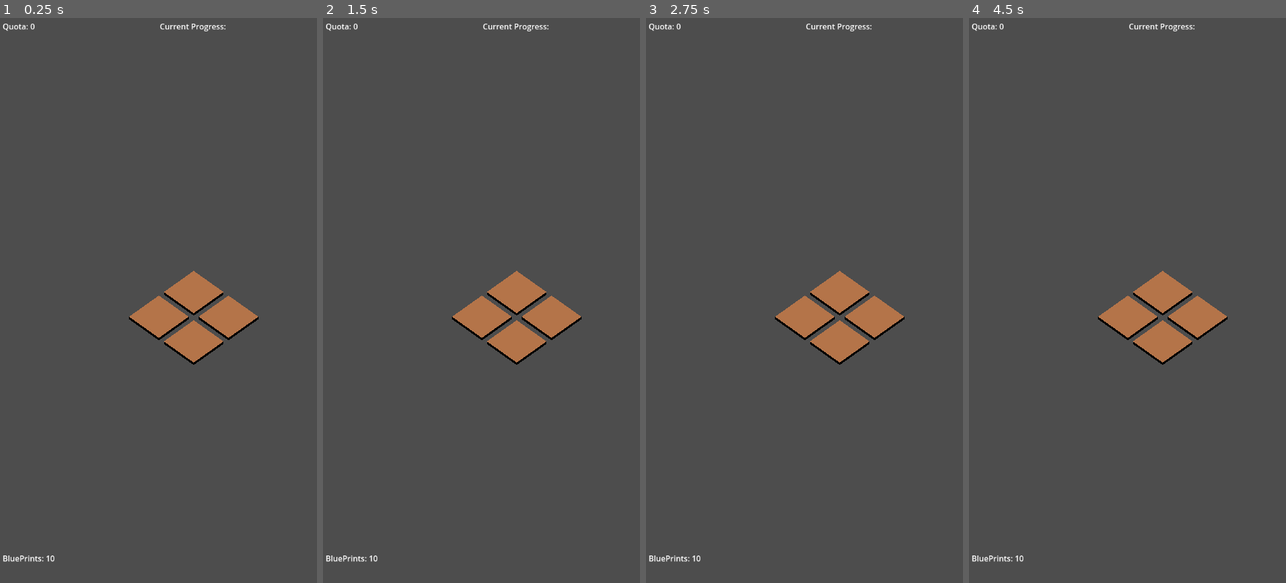
Above: before the commit, frames 1-4 (left to right).
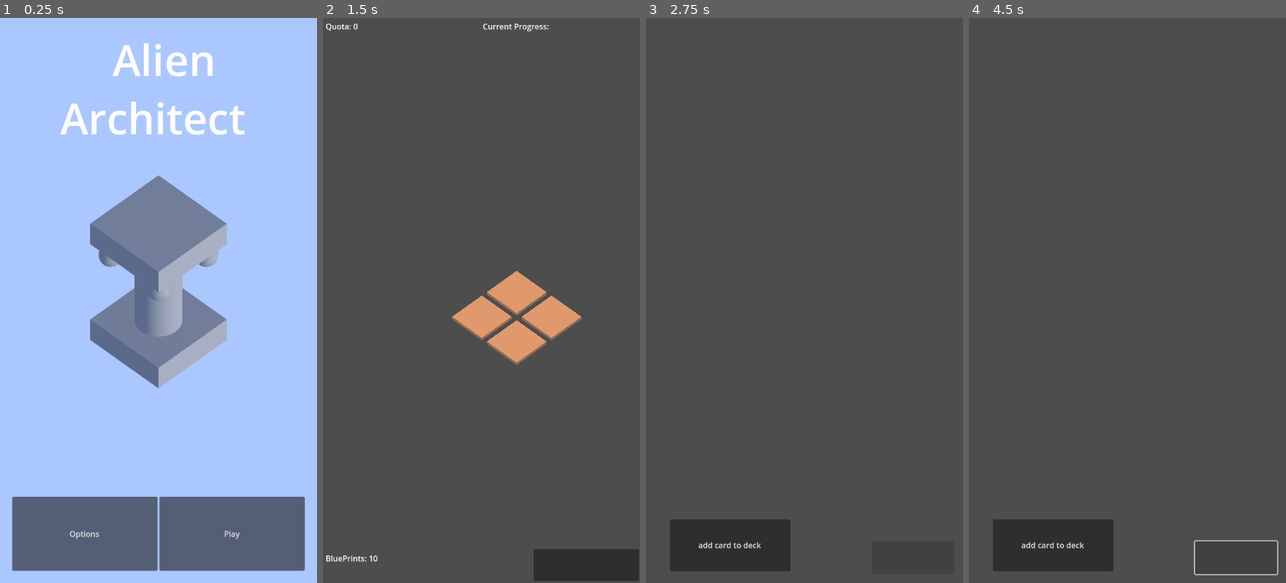
Above: after the commit, the same moments.

Repository: MannyFluss/AlienArchitect
Game: Godot game, scene res://Scenes/MainMenu/MainMenu.tscn
Two runs of this game, one before a commit and one after it. Both use one fixed random seed, a clock stepped at 60 frames per second and the inputs below. Before the commit the project starts from res://Scenes/GamePlayScene/main.tscn. The engine's default icon, where the game draws it, is replaced by a stand-in: a white triangle on a blue panel in a dark square.
Inputs (mouse positions are in pixels of both pictures, inside the frame that each line leads up to):
- Up to frame 1 (0.25 s): no input
- Up to frame 2 (1.5 s): click (408, 532) at 0.5 s, where only the run after the commit has a clickable "Options"; click (554, 532) at 1.25 s, where only the run after the commit has a clickable "Play"
- Up to frame 3 (2.75 s): click (909, 566) at 2.02 s
- Up to frame 4 (4.5 s): click (1235, 560) at 2.77 s; click (1054, 543) at 3.5 s, where only the run after the commit has a clickable "add card to deck"; click (1235, 560) at 4.27 s

The runs differ from the first frame. In frame 1, 100% of the frame differs, in the area x 0-100%, y 0-100%; in frame 2, 5.0%; in frame 3, 6.8%; in frame 4, 7.0%.
Error after the commit: Invalid call. Nonexistent function 'printCards' in base 'Nil'. (res://Scripts/GamePlayScene.gd:16)

Commit message:
save

Diff:
--- a/Prefabs/Board/Board.gd
+++ b/Prefabs/Board/Board.gd
@@ -18,7 +18,6 @@
 	if myTiles.has(target):
 		var targetTile : Tile = myTiles[target]
 		return targetTile.getBuilding()
-
 	return null
 
 func generateBoard(tiles : Array[Vector2])->void:
@@ -31,7 +30,7 @@
 		return
 	var newTile : Tile = tileInstance.instantiate()
 	newTile.placeTile(coordinate,distanceBetweenTiles,self)
-	add_child(newTile)
+	$Tiles.add_child(newTile)
 	myTiles[coordinate] = newTile
 
 
--- a/Prefabs/Board/Board.tscn
+++ b/Prefabs/Board/Board.tscn
@@ -6,4 +6,8 @@
 script = ExtResource("1_aowqy")
 distanceBetweenTiles = 3.5
 
-[node name="Tile" parent="." instance_placeholder="res://Prefabs/Tiles/Tile.tscn"]
+[node name="Tiles" type="Node3D" parent="."]
+
+[node name="Tile" parent="Tiles" instance_placeholder="res://Prefabs/Tiles/Tile.tscn"]
+
+[node name="Modules" type="Node3D" parent="."]
--- a/Prefabs/Deck/Deck.gd
+++ b/Prefabs/Deck/Deck.gd
@@ -59,12 +59,24 @@
 	toReturn.registerCards(cardResourceArray)
 	return toReturn
 
+func createCardSaveArray()->Array[CardSaveResource]:
+	var cardResourceArray : Array[CardSaveResource] = []
+	for child in $Cards.get_children():
+		if child is Card:
+			cardResourceArray.append(CardSaveResource.registerCard(child))
+	return cardResourceArray
 func saveDeck(saveName:String)->void:
 	SaveSystem.writeSave(createSaveResource(),saveName)
 
 
 func createDeckFromSave(loadName:String)->void:
 	var save : GeneralSaveResource = SaveSystem.loadSave(loadName)
+	if save==null:return
+	for card in save.myCards:
+		var newCard : Card = CardSaveResource.regenerateCard(card)
+		addCardToDeck(newCard)
+
+func createDeckFromSaveResource(save:GeneralSaveResource)->void:
 	if save==null:return
 	for card in save.myCards:
 		var newCard : Card = CardSaveResource.regenerateCard(card)
--- /dev/null
+++ b/Scenes/GamePlayScene/main.gd
@@ -0,0 +1,14 @@
+extends GenericGameScene
+class_name GamePlayScene
+
+@export
+var myDeck : Deck
+
+func _on_button_pressed() -> void:
+	goToNextScene("res://Scenes/ShopScene/ShopScene.tscn")
+
+	pass # Replace with function body.
+
+func _ready() -> void:
+	super._ready()
+	myDeck.createDeckFromSaveResource(myCurrentSave)
--- a/Scenes/GamePlayScene/main.tscn
+++ b/Scenes/GamePlayScene/main.tscn
@@ -1,12 +1,15 @@
-[gd_scene load_steps=6 format=3 uid="uid://dxhmnt6o3jvqy"]
+[gd_scene load_steps=7 format=3 uid="uid://dxhmnt6o3jvqy"]
 
 [ext_resource type="PackedScene" uid="uid://bqmmvuexkrbkr" path="res://Prefabs/Board/Board.tscn" id="1_5u771"]
+[ext_resource type="Script" path="res://Scenes/GamePlayScene/main.gd" id="1_qlp48"]
 [ext_resource type="PackedScene" uid="uid://dmi76x3hc2fqj" path="res://Prefabs/PlayerController/PlayerController.tscn" id="2_sifjh"]
 [ext_resource type="Script" path="res://Scripts/GameState.gd" id="3_wi52g"]
 [ext_resource type="PackedScene" uid="uid://n8elk0lcudtf" path="res://Prefabs/Deck/Deck.tscn" id="4_i8gmw"]
 [ext_resource type="PackedScene" uid="uid://ct6gri3mghmjo" path="res://Prefabs/LevelUI/LevelUI.tscn" id="5_blp7f"]
 
-[node name="Main" type="Node3D"]
+[node name="Main" type="Node3D" node_paths=PackedStringArray("myDeck")]
+script = ExtResource("1_qlp48")
+myDeck = NodePath("Deck")
 
 [node name="DirectionalLight3D" type="DirectionalLight3D" parent="."]
 transform = Transform3D(-0.962574, -0.237017, 0.131433, -0.0960498, 0.751817, 0.652339, -0.253429, 0.6153, -0.746445, 9.5351, 3.38961, 0)
@@ -32,9 +35,16 @@
 
 [node name="LevelUI" parent="." instance=ExtResource("5_blp7f")]
 
+[node name="Button" type="Button" parent="."]
+offset_left = 430.0
+offset_top = 1083.0
+offset_right = 646.0
+offset_bottom = 1148.0
+
 [connection signal="bluePrintCountSet" from="GameState" to="LevelUI" method="_on_game_state_blue_print_count_set"]
 [connection signal="newMunicipalityScore" from="GameState" to="LevelUI" method="_on_game_state_new_municipality_score"]
 [connection signal="quotaSet" from="GameState" to="LevelUI" method="_on_game_state_quota_set"]
+[connection signal="pressed" from="Button" to="." method="_on_button_pressed"]
 
 [editable path="PlayerController"]
 [editable path="PlayerController/PlayerHand"]
--- a/Scenes/MainMenu/MainMenu.gd
+++ b/Scenes/MainMenu/MainMenu.gd
@@ -1,5 +1,7 @@
 extends Control
 
+@export
+var chosenKey : String = "pee"
 
 # Called when the node enters the scene tree for the first time.
 func _ready() -> void:
@@ -14,3 +16,12 @@
 # Called every frame. 'delta' is the elapsed time since the previous frame.
 func _process(delta: float) -> void:
 	pass
+
+
+func _on_option_button_pressed() -> void:
+	pass # Replace with function body.
+
+
+func _on_play_button_pressed() -> void:
+	SaveSystem.currentKey = chosenKey
+	get_tree().change_scene_to_file("res://Scenes/GamePlayScene/main.tscn")
--- a/Scenes/MainMenu/MainMenu.tscn
+++ b/Scenes/MainMenu/MainMenu.tscn
@@ -70,9 +70,38 @@
 size_flags_vertical = 3
 size_flags_stretch_ratio = 3.0
 
-[node name="ColorRect" type="ColorRect" parent="MarginContainer/VBoxContainer/MarginContainer2"]
+[node name="VBoxContainer" type="VBoxContainer" parent="MarginContainer/VBoxContainer/MarginContainer2"]
+layout_mode = 2
+alignment = 2
+
+[node name="ColorRect" type="ColorRect" parent="MarginContainer/VBoxContainer/MarginContainer2/VBoxContainer"]
+layout_mode = 2
+size_flags_vertical = 3
+size_flags_stretch_ratio = 4.44
+color = Color(1, 1, 1, 0)
+
+[node name="HBoxContainer" type="HBoxContainer" parent="MarginContainer/VBoxContainer/MarginContainer2/VBoxContainer"]
+layout_mode = 2
+size_flags_vertical = 3
+
+[node name="OptionButton" type="Button" parent="MarginContainer/VBoxContainer/MarginContainer2/VBoxContainer/HBoxContainer"]
+unique_name_in_owner = true
+layout_mode = 2
+size_flags_horizontal = 3
+text = "Options"
+
+[node name="PlayButton" type="Button" parent="MarginContainer/VBoxContainer/MarginContainer2/VBoxContainer/HBoxContainer"]
+unique_name_in_owner = true
+layout_mode = 2
+size_flags_horizontal = 3
+text = "Play"
+
+[node name="CollectionButton" type="Button" parent="MarginContainer/VBoxContainer/MarginContainer2/VBoxContainer/HBoxContainer"]
+unique_name_in_owner = true
 visible = false
 layout_mode = 2
+size_flags_horizontal = 3
+text = "Collection"
 
 [node name="BackGround" type="Node" parent="."]
 
@@ -111,4 +140,6 @@
 [node name="WorldEnvironment" type="WorldEnvironment" parent="BackGround/SubViewport/Node3D"]
 environment = SubResource("Environment_fftdn")
 
+[connection signal="pressed" from="MarginContainer/VBoxContainer/MarginContainer2/VBoxContainer/HBoxContainer/OptionButton" to="." method="_on_option_button_pressed"]
+[connection signal="pressed" from="MarginContainer/VBoxContainer/MarginContainer2/VBoxContainer/HBoxContainer/PlayButton" to="." method="_on_play_button_pressed"]
 [connection signal="timeout" from="BackGround/SubViewport/Node3D/Animator/Timer" to="BackGround/SubViewport/Node3D/Animator" method="_on_timer_timeout"]
--- /dev/null
+++ b/Scenes/ShopScene/ShopScene.gd
@@ -0,0 +1,26 @@
+extends GenericGameScene
+class_name ShopScene
+
+
+@export
+var myDeck : Deck
+
+func _on_button_pressed() -> void:
+
+	myCurrentSave.myCards = myDeck.createCardSaveArray()
+	goToNextScene("res://Scenes/GamePlayScene/main.tscn")
+
+
+func interpretSave(_save : GeneralSaveResource)->void:
+
+	myDeck.createDeckFromSaveResource(_save)
+	pass
+
+func _ready() -> void:
+	super._ready()
+	interpretSave(myCurrentSave)
+
+
+func _on_button_2_pressed() -> void:
+	myDeck.addCardToDeck(myDeck.generateCard(myDeck.debugBuilding))
+	pass # Replace with function body.
--- /dev/null
+++ b/Scenes/ShopScene/ShopScene.tscn
@@ -0,0 +1,26 @@
+[gd_scene load_steps=3 format=3 uid="uid://b7xx8uruq3hu1"]
+
+[ext_resource type="Script" path="res://Scenes/ShopScene/ShopScene.gd" id="1_ss3b6"]
+[ext_resource type="PackedScene" uid="uid://n8elk0lcudtf" path="res://Prefabs/Deck/Deck.tscn" id="2_1bfir"]
+
+[node name="ShopScene" type="Node3D" node_paths=PackedStringArray("myDeck")]
+script = ExtResource("1_ss3b6")
+myDeck = NodePath("Deck")
+
+[node name="Button" type="Button" parent="."]
+offset_left = 462.0
+offset_top = 1067.0
+offset_right = 630.0
+offset_bottom = 1134.0
+
+[node name="Deck" parent="." instance=ExtResource("2_1bfir")]
+
+[node name="Button2" type="Button" parent="."]
+offset_left = 49.0
+offset_top = 1022.0
+offset_right = 295.0
+offset_bottom = 1128.0
+text = "add card to deck"
+
+[connection signal="pressed" from="Button" to="." method="_on_button_pressed"]
+[connection signal="pressed" from="Button2" to="." method="_on_button_2_pressed"]
--- a/Scripts/AutoLoads/CommandLine/CommandLine.gd
+++ b/Scripts/AutoLoads/CommandLine/CommandLine.gd
@@ -4,6 +4,7 @@
 	"echo" : "test",
 	"drawCard" : "",
 	"clear" : ""
+
 }
 
 
@@ -31,7 +32,7 @@
 	return results
 
 
-func _physics_process(delta: float) -> void:
+func _physics_process(_delta: float) -> void:
 	if Input.is_action_just_released("open_console"):
 		visible = true
 		#on open
@@ -56,6 +57,12 @@
 	clearCommandLine()
 	matchStringToFunction(words[0],words)
 
+func submitRemoteCommand(input : String)->void:
+	var words : Array = parse_command(%CommandLine.text)
+	if words.is_empty():return
+	clearCommandLine()
+	matchStringToFunction(words[0],words)
+
 
 func outputMessage(message : String)->void:
 	%OutputText.append_text("\n" + message)
@@ -72,6 +79,8 @@
 			loadDeck(parsedCommands)
 		"saveDeck":
 			saveDeck(parsedCommands)
+		"signal":
+			forceEmitSignal(parsedCommands)
 		_:
 			outputMessage(commandName +" command is not implemented yet")
 
@@ -115,9 +124,20 @@
 		var found: = findFirstNodeOfType(child, type)
 		if found:
 			return found
+	return null
 
+func forceEmitSignal(parsedCommands : Array)->void:
 
-	return null
+	if parsedCommands.size()<2:
+		outputMessage("signal command requires signal name as second argument")
+		return
+	var _signal : String = parsedCommands[1]
+	if GlobalEventBus.has_signal(_signal):
+		GlobalEventBus.emit_signal(_signal)
+		outputMessage("emitting " + _signal)
+	else:
+		outputMessage(_signal + " signal does not exist")
+
 
 func echoCommand(parsedCommands : Array)->void:
 	var constructMessage : String = ""
--- /dev/null
+++ b/Scripts/AutoLoads/GlobalEventBus/GlobalEventBus.gd
@@ -0,0 +1,2 @@
+extends Node
+#this is simply going to contain, a LOT of signals
--- /dev/null
+++ b/Scripts/AutoLoads/GlobalEventBus/GlobalEventBus.tscn
@@ -0,0 +1,6 @@
+[gd_scene load_steps=2 format=3 uid="uid://ccjcbnpbov4v3"]
+
+[ext_resource type="Script" path="res://Scripts/AutoLoads/GlobalEventBus/GlobalEventBus.gd" id="1_60ddm"]
+
+[node name="GlobalEventBus" type="Node"]
+script = ExtResource("1_60ddm")
--- a/Scripts/AutoLoads/SaveSystem/SaveSystem.gd
+++ b/Scripts/AutoLoads/SaveSystem/SaveSystem.gd
@@ -1,4 +1,7 @@
 extends Node
+
+#I dont like this but it will do for now
+var currentKey : String = ""
 
 const SAVE_PATH_BASE := "user://DeckSaves/"
 
--- /dev/null
+++ b/Scripts/GamePlayScene.gd
@@ -0,0 +1,23 @@
+extends Node3D
+class_name GenericGameScene
+
+#this will be passed between scenes
+
+var myCurrentSave : GeneralSaveResource
+
+func interpretSaveData(_saveData : GeneralSaveResource)->void:
+	myCurrentSave = _saveData
+
+func _ready() -> void:
+	var currentSave : GeneralSaveResource = SaveSystem.loadSave(SaveSystem.currentKey)
+	if currentSave == null:
+		push_error("save key"+ SaveSystem.currentKey +"failed to load.")
+	interpretSaveData(currentSave)
+	myCurrentSave.printCards()
+
+
+
+#target scene, save beforeHand
+func goToNextScene(filePath : StringName)->void:
+	SaveSystem.writeSave(myCurrentSave,SaveSystem.currentKey)
+	get_tree().change_scene_to_file(filePath)
--- a/Scripts/GeneralSaveResource.gd
+++ b/Scripts/GeneralSaveResource.gd
@@ -9,3 +9,7 @@
 
 func registerCards(_cards : Array[CardSaveResource])->void:
 	myCards = _cards.duplicate(true)
+
+func printCards()->void:
+	for card : CardSaveResource in myCards:
+		print(card)
--- a/project.godot
+++ b/project.godot
@@ -11,7 +11,7 @@
 [application]
 
 config/name="Alien Architect"
-run/main_scene="res://Scenes/GamePlayScene/main.tscn"
+run/main_scene="res://Scenes/MainMenu/MainMenu.tscn"
 config/features=PackedStringArray("4.2", "Mobile")
 config/icon="res://icon.svg"
 
@@ -21,6 +21,7 @@
 GameStateUtility="*res://Scripts/AutoLoads/GameStateUtility/GameStateUtility.tscn"
 SaveSystem="*res://Scripts/AutoLoads/SaveSystem/SaveSystem.tscn"
 CommandLine="*res://Scripts/AutoLoads/CommandLine/CommandLine.tscn"
+GlobalEventBus="*res://Scripts/AutoLoads/GlobalEventBus/GlobalEventBus.tscn"
 
 [debug]
 
